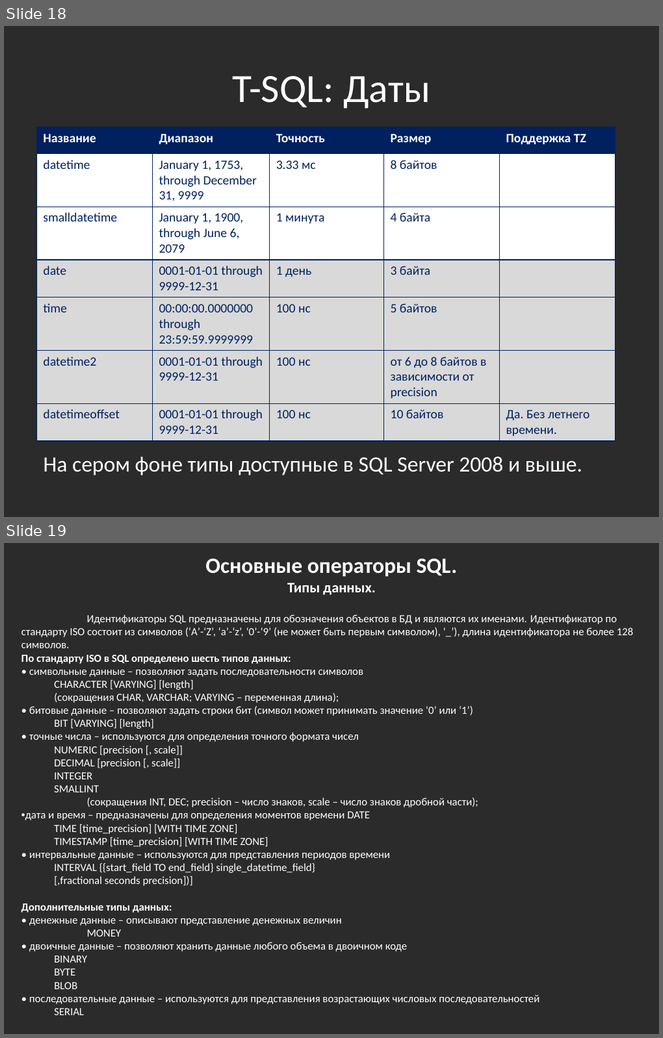
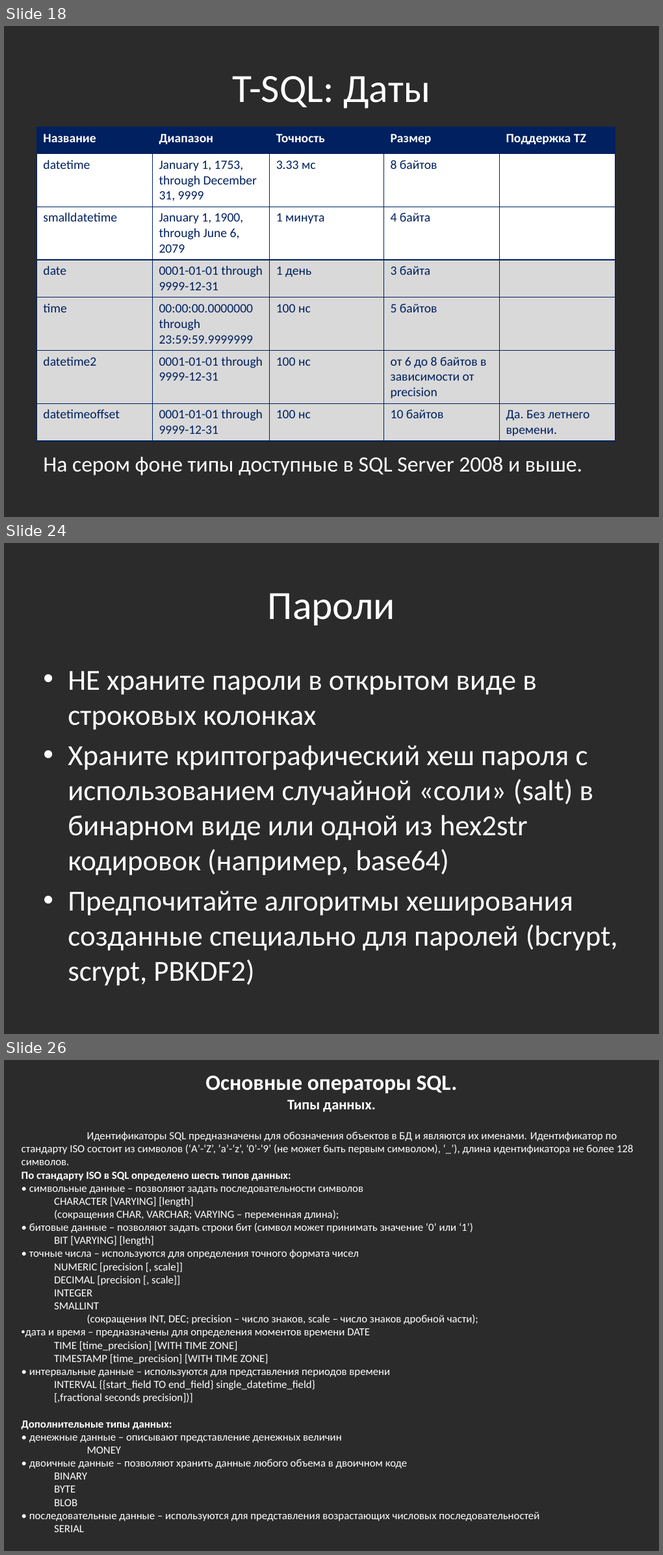
Before and after one commit to bazile/Training, a slide deck: Presentation/lesson-09-sql.pptx. Shown one above the other, each under a label of ours: slides 18 and 19 before the commit, slides 18, 24 and 26 after it; the slides between them are not shown. The pictures are 663x1038 and 663x1555 pixels, drawn with LibreOffice and Linux fonts; fonts in the diff are those of the drawing; background and template pictures are left out; a plain dark background stands for a picture behind light text. Boxes give left, top, right and bottom in pixels: in the first picture for what was removed or moved away, otherwise in the second. Text is boxed around its words. In the diff, an @@ line names an element or a change of style, - is before the commit and + after.

```diff
--- a/Presentation/lesson-09-sql.pptx
+++ b/Presentation/lesson-09-sql.pptx
@@ slide 24 added at bbox=[4, 543, 659, 1034], background picture (left out) @@
@@ title added at bbox=[268, 593, 395, 626], 44 pt, text #FFFFFF @@
+Пароли
@@ text added at bbox=[68, 671, 618, 986], 32 pt, text #FFFFFF @@
+• НЕ храните пароли в открытом виде в строковых колонках
+• Храните криптографический хеш пароля с использованием случайной «соли» (salt) в бинарном виде или одной из hex2str кодировок (например, base64)
+• Предпочитайте алгоритмы хеширования созданные специально для паролей (bcrypt, scrypt, PBKDF2)
@@ what was slide 19 is now slide 26 @@
```
Also in this commit, not shown: 6 other slides added.
